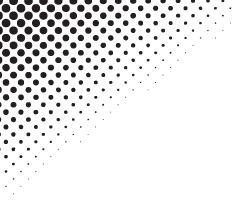
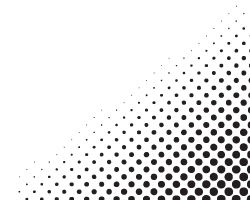
The second 250×200 image is a revision of the first. Changes to its layers:
added layer "Vector Smart Object copy" above "Vector Smart Object" over bbox(18, 5, 250, 200)
hid "Vector Smart Object" (1st of 2) over bbox(0, 0, 232, 195)
